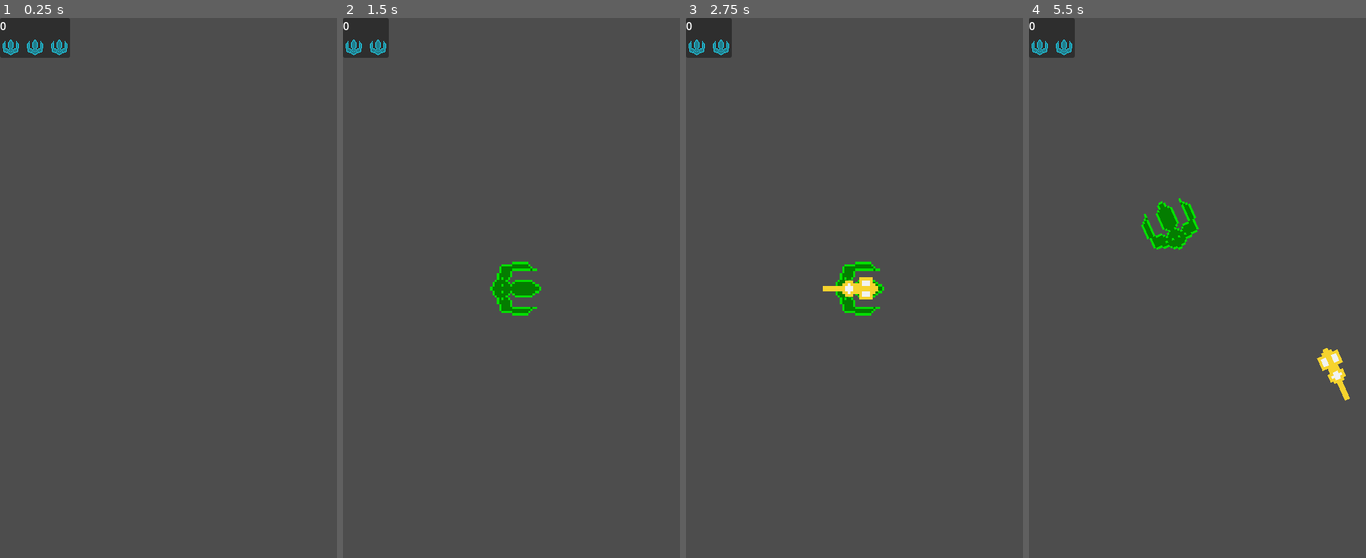
Above: before the commit, frames 1-4 (left to right).
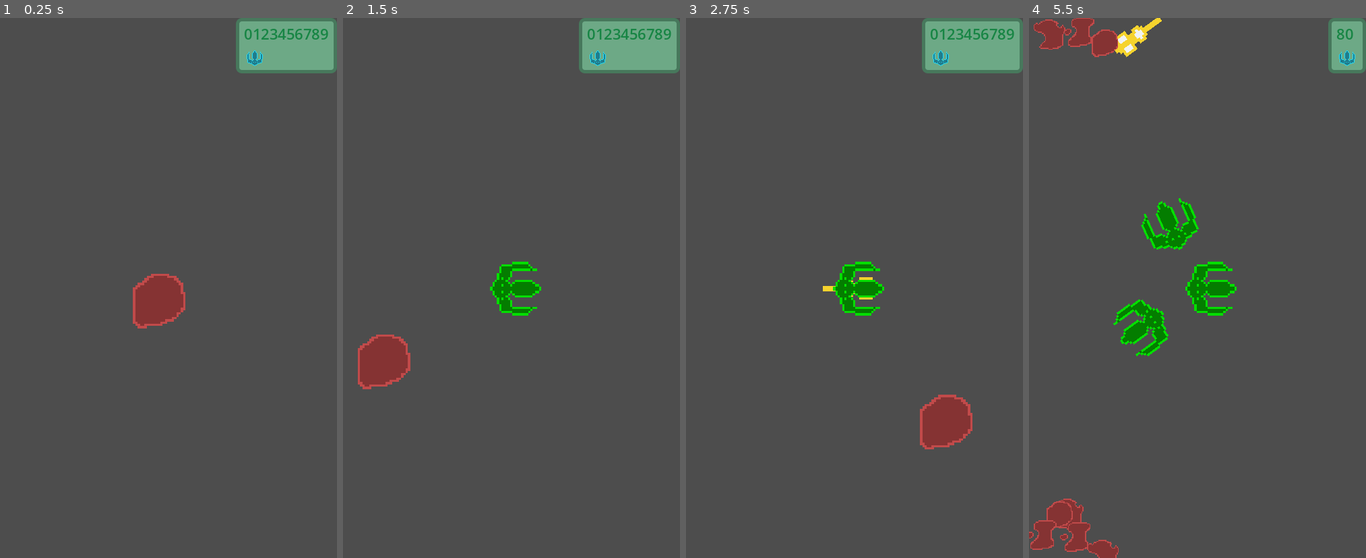
Above: after the commit, the same moments.

Repository: jorisyang/spacerocks-unblinky
Game: Godot game, scene res://Main/Main.tscn
Two runs of this game, one before a commit and one after it. Both use one fixed random seed, a clock stepped at 60 frames per second and the inputs below.
Inputs (mouse positions are in pixels of both pictures, inside the frame that each line leads up to):
- Up to frame 1 (0.25 s): no input
- Up to frame 2 (1.5 s): move the mouse to (585, 261) at 0.52 s; click (585, 261) at 0.6 s; tap Space (launch_ship) at 0.8, 1.35 s; move the mouse to (444, 315) at 1.27 s
- Up to frame 3 (2.75 s): click (787, 315) at 1.55 s; move the mouse to (888, 169) at 2.02 s; click (888, 169) at 2.1 s; tap Space (launch_ship) at 2.3 s
- Up to frame 4 (5.5 s): move the mouse to (1180, 396) at 2.77 s; tap Space (launch_ship) at 2.85, 3.8, 5.3 s; click (1180, 396) at 3.05 s; move the mouse to (1298, 369) at 3.52 s; hold D (rotate_ccw) 3.53-4.28 s; move the mouse to (1096, 207) at 4.27 s; tap A (rotate_cw) at 4.35 s; click (1096, 207) at 4.55 s; move the mouse to (1214, 288) at 5.02 s; hold Right mouse button (thrust) from 5.03 s (still down)

The runs differ from the first frame. In frame 1, 5.9% of the frame differs, in the area x 0-100%, y 0-58%; in frame 2, 5.3%; in frame 3, 5.7%; in frame 4, 6.4%, in the area x 0-100%, y 0-100%.

Commit message:
Playar jaz.

Diff:
--- a/Code/Bullet/Bullet.gd
+++ b/Code/Bullet/Bullet.gd
@@ -2,6 +2,8 @@
 class_name Bullet
 
 @onready var timer = $Timer
+
+var ship: Ship
 
 var thrust_multiplier: float = 800
 var direction: Vector2
--- a/Code/Main/Main.tscn
+++ b/Code/Main/Main.tscn
@@ -1,13 +1,17 @@
-[gd_scene load_steps=3 format=3 uid="uid://b43n0f8g2tfgg"]
+[gd_scene load_steps=4 format=3 uid="uid://b43n0f8g2tfgg"]
 
 [ext_resource type="Script" path="res://Main/Main.gd" id="1"]
-[ext_resource type="PackedScene" uid="uid://djaufws1kejv" path="res://Player/Player.tscn" id="2_yh0wh"]
+[ext_resource type="PackedScene" uid="uid://c43mm7i2htnwf" path="res://Rock/Rock.tscn" id="2_emiof"]
+[ext_resource type="PackedScene" uid="uid://hoedrmupa7h8" path="res://Playar/Playar.tscn" id="2_ttxne"]
 
 [node name="Main" type="Node"]
 script = ExtResource("1")
 
-[node name="Player" parent="." instance=ExtResource("2_yh0wh")]
-
 [node name="UFOTimer" type="Timer" parent="."]
 wait_time = 10.0
 autostart = true
+
+[node name="Playar" parent="." instance=ExtResource("2_ttxne")]
+
+[node name="Rock" parent="." instance=ExtResource("2_emiof")]
+position = Vector2(273, 408)
--- /dev/null
+++ b/Code/Playar/Playar.gd
@@ -0,0 +1,23 @@
+extends Control
+class_name Playar
+
+const SHIP = preload("res://Ship/Ship.tscn")
+
+@onready var score_ui = $VBox/ScoreUI
+
+var score: int = 0
+var lives: int = 3
+
+
+func _process(delta):
+	if Input.is_action_just_pressed("launch_ship"):
+		if lives > 0:
+			var ship = SHIP.instantiate()
+			ship.playar = self
+			ship.position = get_viewport().size / 2
+			get_parent().add_child(ship)
+
+
+func UpdateScore(delta_score: int):
+	score += delta_score
+	score_ui.text = str(score)
--- /dev/null
+++ b/Code/Playar/Playar.tscn
@@ -0,0 +1,47 @@
+[gd_scene load_steps=5 format=3 uid="uid://hoedrmupa7h8"]
+
+[ext_resource type="Script" path="res://Playar/Playar.gd" id="1_sijsf"]
+[ext_resource type="Texture2D" uid="uid://t035viphy445" path="res://Ship/assets/ship.png" id="2_fy76b"]
+
+[sub_resource type="StyleBoxFlat" id="StyleBoxFlat_3cxuc"]
+content_margin_left = 12.0
+content_margin_top = 8.0
+content_margin_right = 12.0
+content_margin_bottom = 7.0
+bg_color = Color(0.427451, 0.662745, 0.52549, 1)
+border_width_left = 5
+border_width_top = 5
+border_width_right = 5
+border_width_bottom = 5
+border_color = Color(0.278431, 0.470588, 0.360784, 1)
+corner_radius_top_left = 8
+corner_radius_top_right = 8
+corner_radius_bottom_right = 8
+corner_radius_bottom_left = 8
+
+[sub_resource type="LabelSettings" id="LabelSettings_3xm5f"]
+font_size = 22
+font_color = Color(0.0901961, 0.521569, 0.266667, 1)
+
+[node name="Playar" type="PanelContainer"]
+anchors_preset = 1
+anchor_left = 1.0
+anchor_right = 1.0
+grow_horizontal = 0
+theme_override_styles/panel = SubResource("StyleBoxFlat_3cxuc")
+script = ExtResource("1_sijsf")
+
+[node name="VBox" type="VBoxContainer" parent="."]
+layout_mode = 2
+
+[node name="ScoreUI" type="Label" parent="VBox"]
+layout_mode = 2
+text = "0123456789"
+label_settings = SubResource("LabelSettings_3xm5f")
+
+[node name="HBox" type="HBoxContainer" parent="VBox"]
+layout_mode = 2
+
+[node name="Life" type="TextureRect" parent="VBox/HBox"]
+layout_mode = 2
+texture = ExtResource("2_fy76b")
--- a/Code/Rock/Rock.gd
+++ b/Code/Rock/Rock.gd
@@ -28,8 +28,6 @@
 		# Spawn 2 smaller rocks.
 		for r in 2:
 			var new_rock = duplicate()
-			#var new_rock = ROCK.instantiate()
-			#new_rock.position = position
 			new_rock.scale *= 0.5
 			get_parent().call_deferred("add_child", new_rock)
 
@@ -38,9 +36,11 @@
 
 func OnAreaEntered(other_area: Area2D):
 	if other_area is Bullet:
+		other_area.ship.playar.UpdateScore(20)
 		other_area.Destroy()
 		Destroy()
 
 	if other_area is Ship:
 		other_area.Destroy()
+		other_area.playar.UpdateScore(-100) # TODO: Is this fun?
 		Destroy()
--- a/Code/Ship/Ship.gd
+++ b/Code/Ship/Ship.gd
@@ -3,6 +3,7 @@
 
 const BULLET = preload("res://Bullet/Bullet.tscn")
 
+var playar: Playar
 var thrust_multiplier: float = 15.0
 
 func _process(delta):
@@ -26,6 +27,7 @@
 	# Fire.
 	if Input.is_action_just_pressed("fire"):
 		var bullet = BULLET.instantiate()
+		bullet.ship = self
 		bullet.position = position
 		bullet.rotation = rotation
 		get_parent().add_child(bullet)
